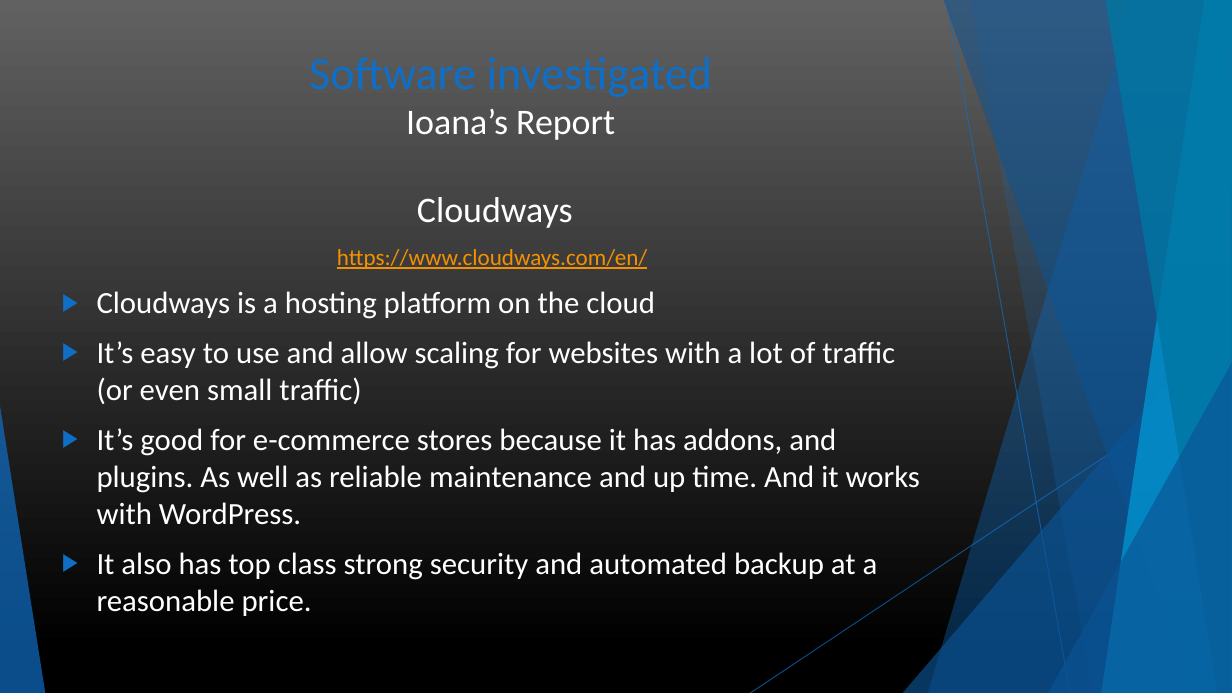
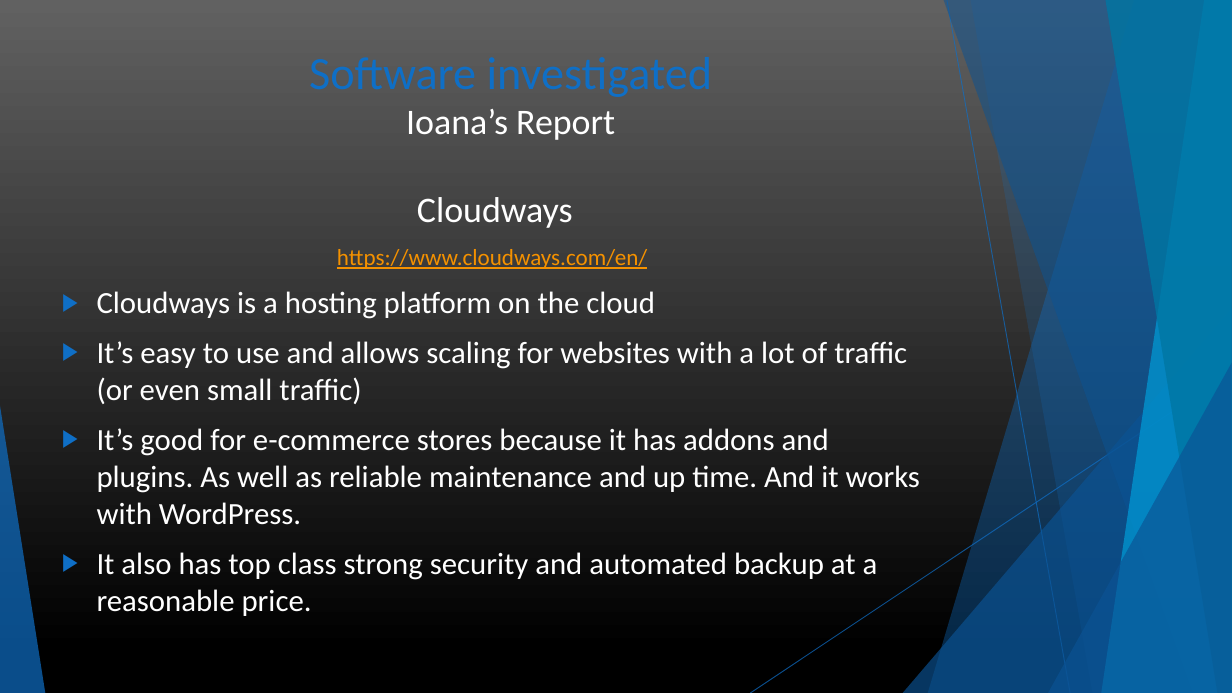
Before and after one commit to RemIgiYa/Project, a slide deck: slide 14 of MCTV Limited presentation.pptx. Drawn at 1232x693 pixels with LibreOffice and Linux fonts; fonts in the diff are those of the drawing. Boxes give left, top, right and bottom in pixels: in the first picture for what was removed or moved away, otherwise in the second. Text is boxed around its words. In the diff, an @@ line names an element or a change of style, - is before the commit and + after.

```diff
--- a/MCTV Limited presentation.pptx
+++ b/MCTV Limited presentation.pptx
@@ text at (97,341,920,525): text changed @@
-▶ It’s easy to use and allow scaling for websites with a lot of traffic (or even small traffic)
-▶ It’s good for e-commerce stores because it has addons, and plugins. As well as reliable maintenance and up time. And it works with WordPress.
+▶ It’s easy to use and allows scaling for websites with a lot of traffic (or even small traffic)
+▶ It’s good for e-commerce stores because it has addons and plugins. As well as reliable maintenance and up time. And it works with WordPress.
```
